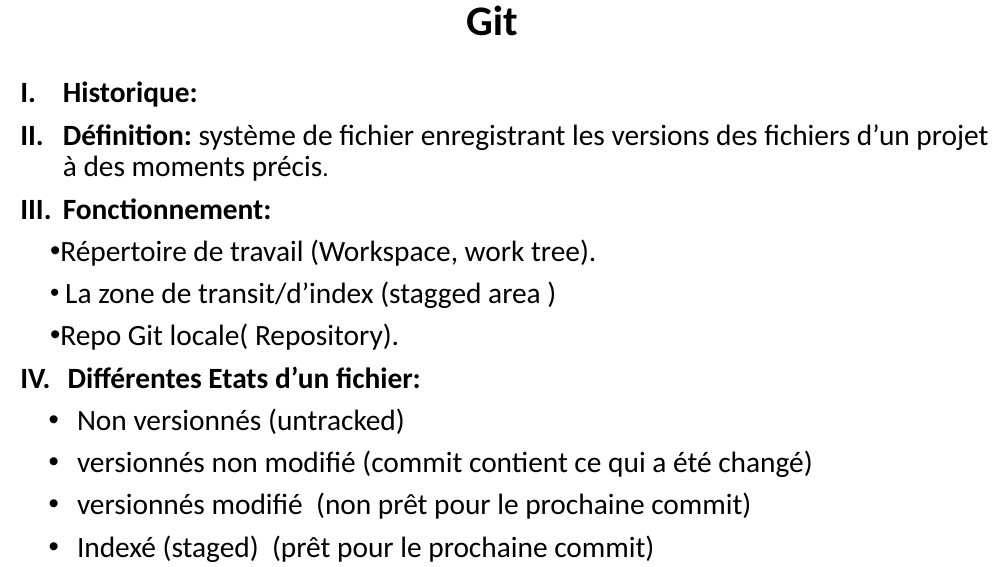
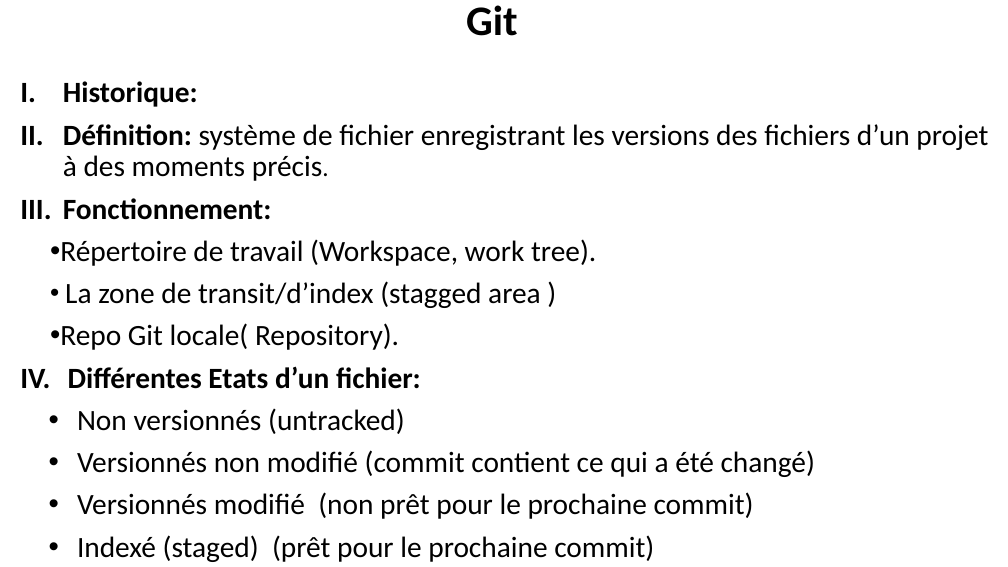
Before and after one commit to belakebiboussad/form, a slide deck: slide 3 of Formation Git.pptx. Drawn at 1008x567 pixels with LibreOffice and Linux fonts; fonts in the diff are those of the drawing. Boxes give left, top, right and bottom in pixels: in the first picture for what was removed or moved away, otherwise in the second. Text is boxed around its words. In the diff, an @@ line names an element or a change of style, - is before the commit and + after.

```diff
--- a/Formation Git.pptx
+++ b/Formation Git.pptx
@@ subtitle at box(77, 450, 815, 519): text changed @@
-• versionnés non modifié (commit contient ce qui a été changé)
-• versionnés modifié (non prêt pour le prochaine commit)
+• Versionnés non modifié (commit contient ce qui a été changé)
+• Versionnés modifié (non prêt pour le prochaine commit)
```
Also in this commit, not shown: 4 other slides changed, 1 slide added, 1 slide removed, 3 other files.
